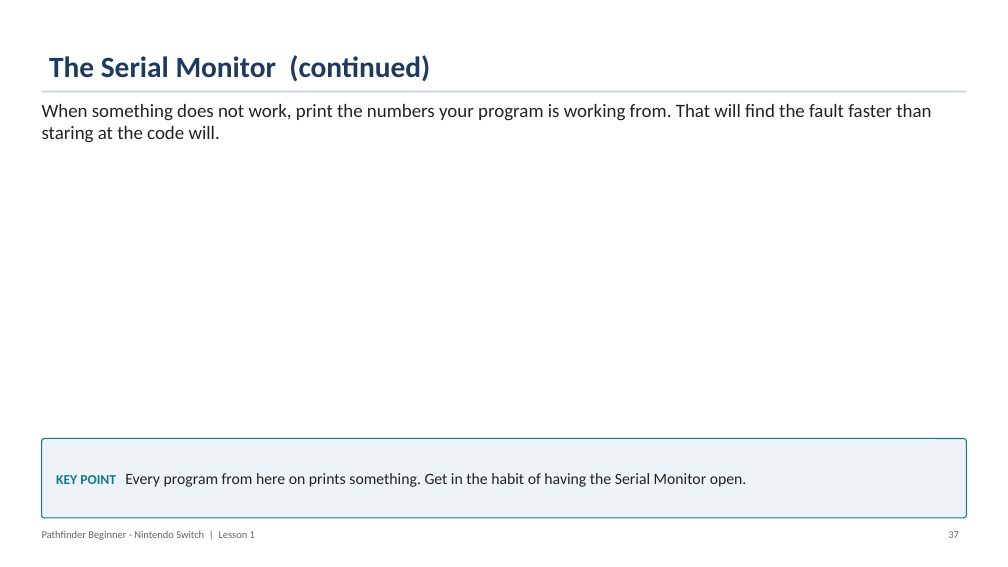
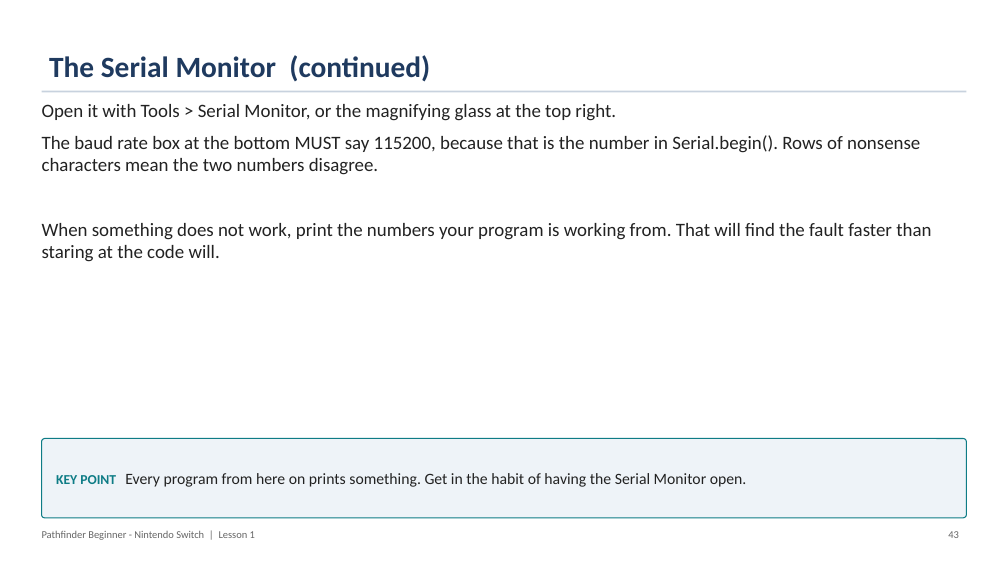
Before and after one commit to PorpoiseRobotics/porpoise-robotics, a slide deck: slide 44 of ground-vehicle/docs/courses/beginner-switch/l1_introduction.pptx (slide 38 before the commit). Drawn at 1008x567 pixels with LibreOffice and Linux fonts; fonts in the diff are those of the drawing. Boxes give left, top, right and bottom in pixels: in the first picture for what was removed or moved away, otherwise in the second. Text is boxed around its words. In the diff, an @@ line names an element or a change of style, - is before the commit and + after.

```diff
--- a/ground-vehicle/docs/courses/beginner-switch/l1_introduction.pptx
+++ b/ground-vehicle/docs/courses/beginner-switch/l1_introduction.pptx
@@ text at [42,104,920,175]: paragraphs added @@
+Open it with Tools > Serial Monitor, or the magnifying glass at the top right.
+The baud rate box at the bottom MUST say 115200, because that is the number in Serial.begin(). Rows of nonsense characters mean the two numbers disagree.
@@ text at [948,531,959,538]: text changed @@
-37
+43
```
Also in this commit, not shown: 41 other slides changed, 6 slides added, 23 other files.
